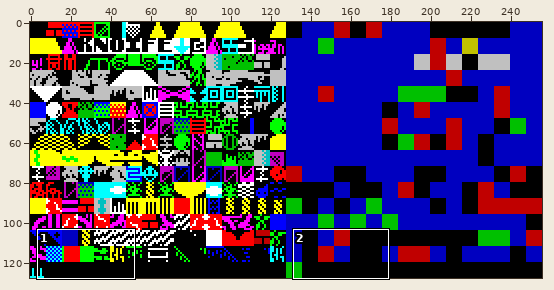
Two versions of one sprite sheet, rooms/tilemap.png. The first picture is a wide view before the edit; the outline marks the close-up.
Close-up. Old version:
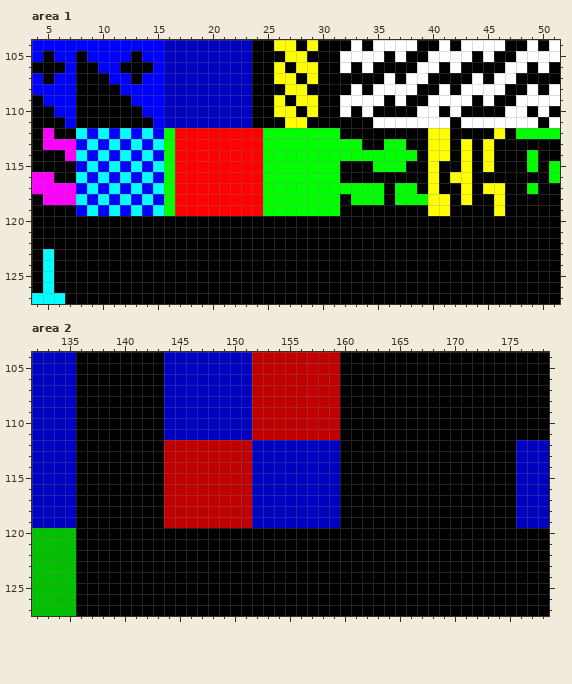
The file is 256x128 pixels. Shown: area 1: x 4..51, y 104..127; area 2: x 132..178, y 104..127.
And afterwards:
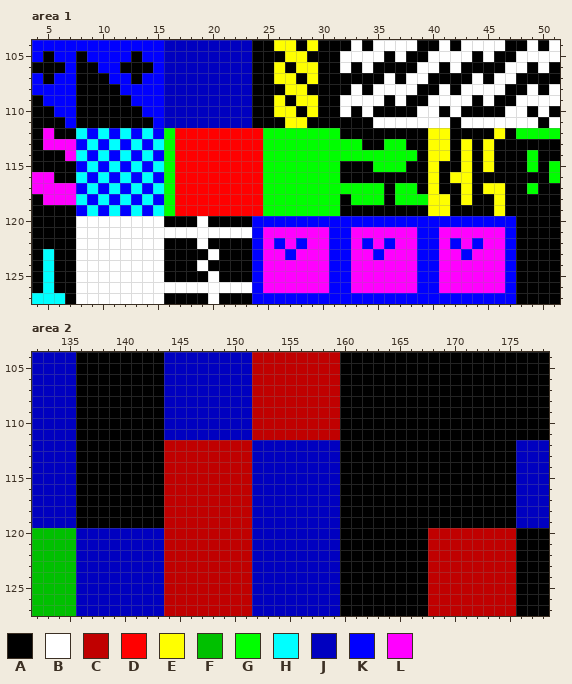
Palette (. is transparent): A #000000  B #ffffff  C #c00000  D #ff0000  E #ffff00  F #00c000  G #00ff00  H #00ffff  J #0000c0  K #0000ff  L #ff00ff
Diff:
Changed rows in their new state; - is an unchanged pixel.
Area 1:
first column x 8:
120 BBBBBBBB---B----KKKKKKKKKKKKKKKKKKKKKKKK
121 BBBBBBBBBBBBBBBBKLLLLLLKKLLLLLLKKLLLLLLK
122 BBBBBBBB---B----KLKLKLLKKLKLKLLKKLKLKLLK
123 BBBBBBBB----B---KLLKLLLKKLLKLLLKKLLKLLLK
124 BBBBBBBB---B----KLLLLLLKKLLLLLLKKLLLLLLK
125 BBBBBBBB----B---KLLLLLLKKLLLLLLKKLLLLLLK
126 BBBBBBBBBBBBBBBBKLLLLLLKKLLLLLLKKLLLLLLK
127 BBBBBBBB----B---KKKKKKKKKKKKKKKKKKKKKKKK
Area 2:
first column x 136:
120 JJJJJJJJCCCCCCCCJJJJJJJJ--------CCCCCCCC
121 JJJJJJJJCCCCCCCCJJJJJJJJ--------CCCCCCCC
122 JJJJJJJJCCCCCCCCJJJJJJJJ--------CCCCCCCC
123 JJJJJJJJCCCCCCCCJJJJJJJJ--------CCCCCCCC
124 JJJJJJJJCCCCCCCCJJJJJJJJ--------CCCCCCCC
125 JJJJJJJJCCCCCCCCJJJJJJJJ--------CCCCCCCC
126 JJJJJJJJCCCCCCCCJJJJJJJJ--------CCCCCCCC
127 JJJJJJJJCCCCCCCCJJJJJJJJ--------CCCCCCCC
Boxes around the changes in both close-ups, in picture pixels (x1, y1, x2, y2):
changed: (76, 216, 516, 304)
changed: (76, 528, 340, 616)
changed: (428, 528, 516, 616)
